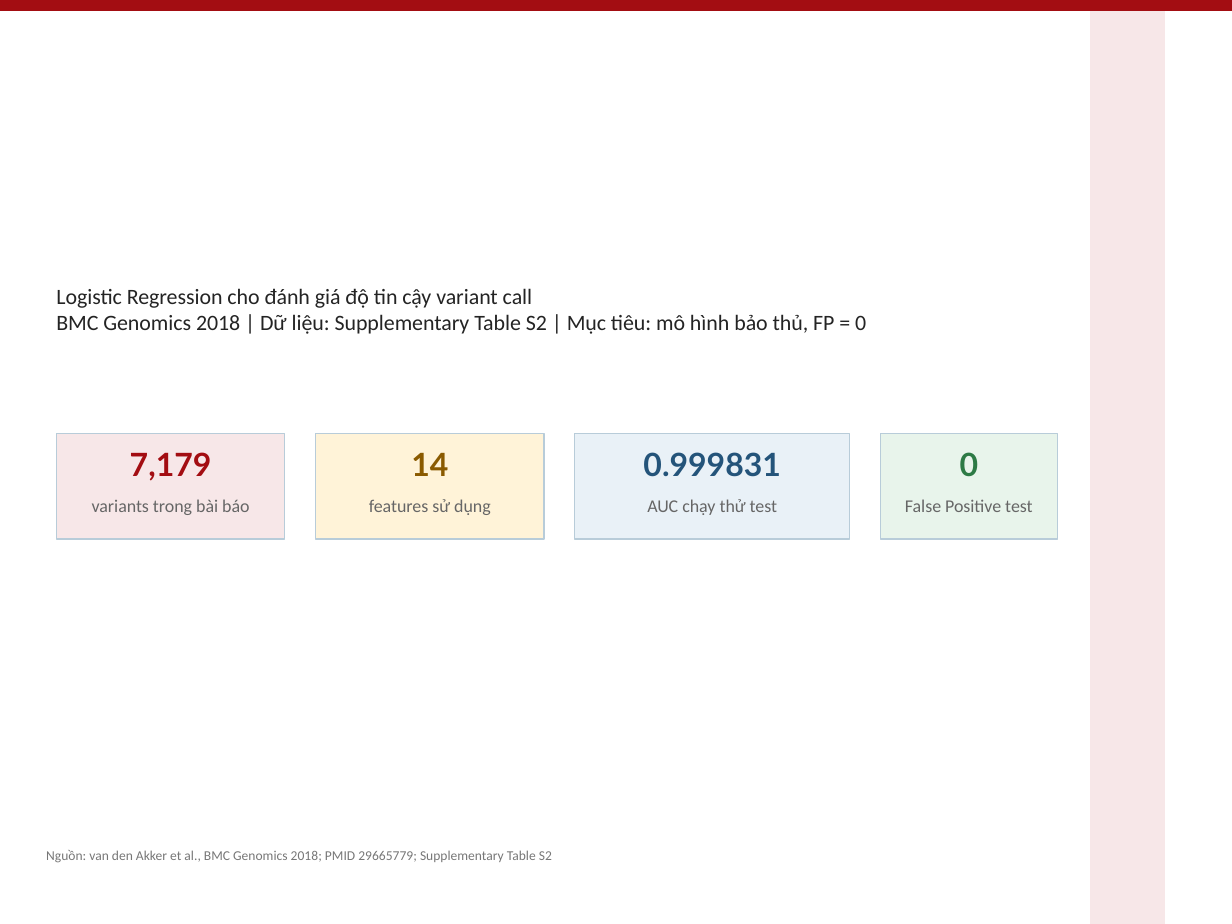
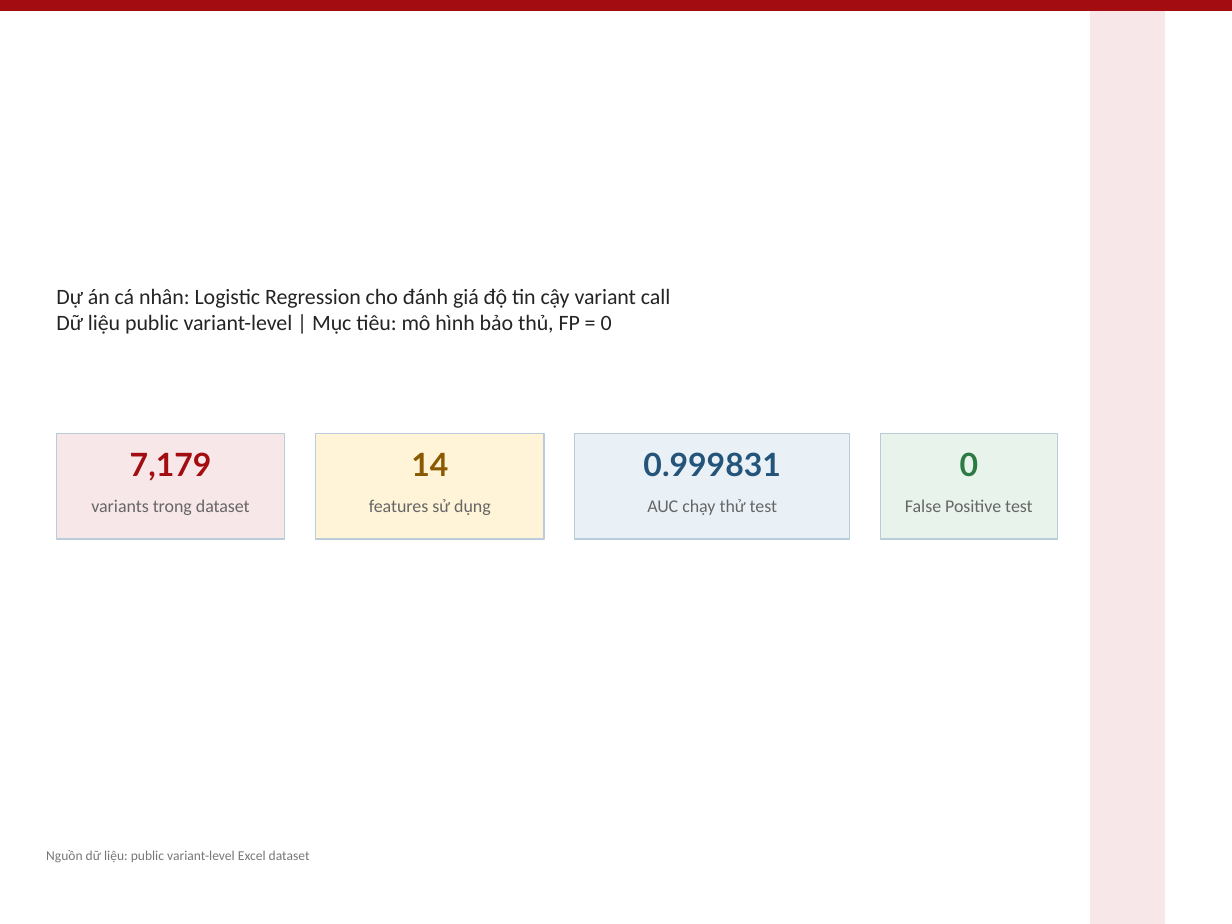
Before and after one commit to BlackHoleHiHi/capture-ngs-variant-confidence-logreg, a slide deck: slide 1 of reports/variant-confidence-hust-report.pptx. Drawn at 1232x924 pixels with LibreOffice and Linux fonts; fonts in the diff are those of the drawing; grey boxes stand for pictures. Boxes give left, top, right and bottom in pixels: in the first picture for what was removed or moved away, otherwise in the second. Text is boxed around its words. In the diff, an @@ line names an element or a change of style, - is before the commit and + after.

Commit message:
Reframe project as personal variant confidence classifier

```diff
--- a/reports/variant-confidence-hust-report.pptx
+++ b/reports/variant-confidence-hust-report.pptx
@@ text at <box>56,288,670,334</box>: text changed @@
-Logistic Regression cho đánh giá độ tin cậy variant call
-BMC Genomics 2018 | Dữ liệu: Supplementary Table S2 | Mục tiêu: mô hình bảo thủ, FP = 0
+Dự án cá nhân: Logistic Regression cho đánh giá độ tin cậy variant call
+Dữ liệu public variant-level | Mục tiêu: mô hình bảo thủ, FP = 0
@@ text at <box>91,499,250,515</box>: text changed @@
-variants trong bài báo
+variants trong dataset
@@ text at <box>46,850,310,862</box>: text changed @@
-Nguồn: van den Akker et al., BMC Genomics 2018; PMID 29665779; Supplementary Table S2
+Nguồn dữ liệu: public variant-level Excel dataset
```
Also in this commit, not shown: 5 other slides changed, 5 other files.
